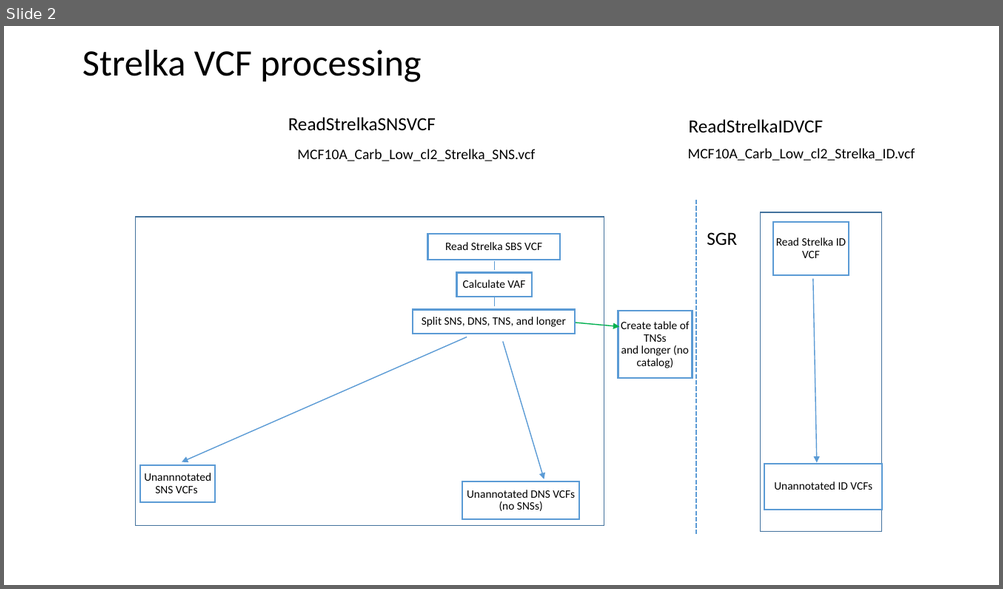
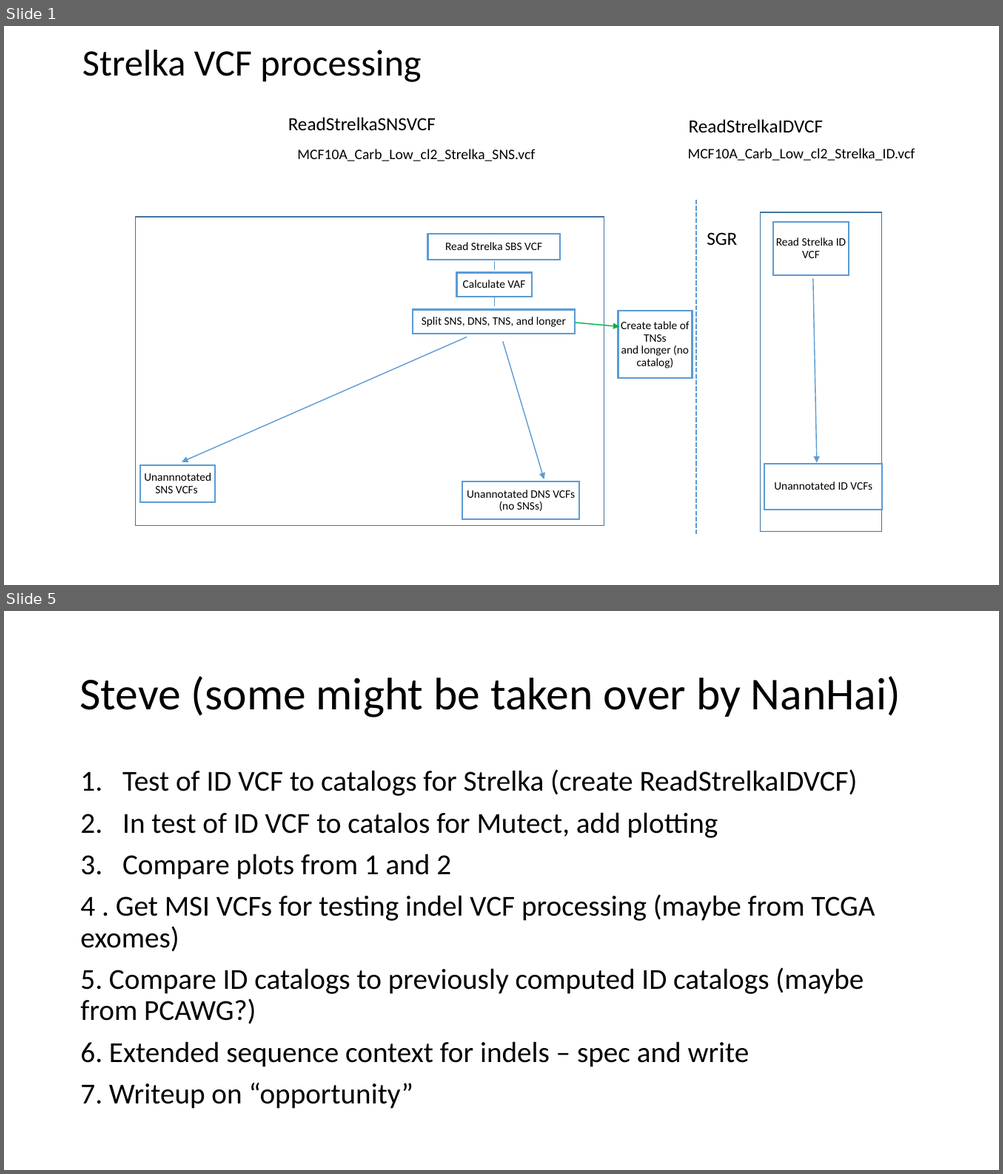
Before and after one commit to steverozen/ICAMS, a slide deck: data-raw/ICAMS-overview.pptx. Shown one above the other, each under a label of ours: slide 2 before the commit, slides 1 and 5 after it; the slides between them are not shown. The pictures are 1003x589 and 1003x1174 pixels, drawn with LibreOffice and Linux fonts; fonts in the diff are those of the drawing. Boxes give left, top, right and bottom in pixels: in the first picture for what was removed or moved away, otherwise in the second. Text is boxed around its words. In the diff, an @@ line names an element or a change of style, - is before the commit and + after.

```diff
--- a/data-raw/ICAMS-overview.pptx
+++ b/data-raw/ICAMS-overview.pptx
@@ slide 5 added at box(4, 611, 999, 1170), background #FFFFFF @@
@@ title added at box(79, 676, 900, 718), 44 pt, text #000000 @@
+Steve (some might be taken over by NanHai)
@@ text added at box(80, 769, 874, 1109), 28 pt, text #000000 @@
+1. Test of ID VCF to catalogs for Strelka (create ReadStrelkaIDVCF)
+2. In test of ID VCF to catalos for Mutect, add plotting
+3. Compare plots from 1 and 2
+4 . Get MSI VCFs for testing indel VCF processing (maybe from TCGA exomes)
+5. Compare ID catalogs to previously computed ID catalogs (maybe from PCAWG?)
+6. Extended sequence context for indels – spec and write
+7. Writeup on “opportunity”
@@ what was slide 2 is now slide 1 @@
```
Also in this commit, not shown: 3 slides changed, 2 other files.
